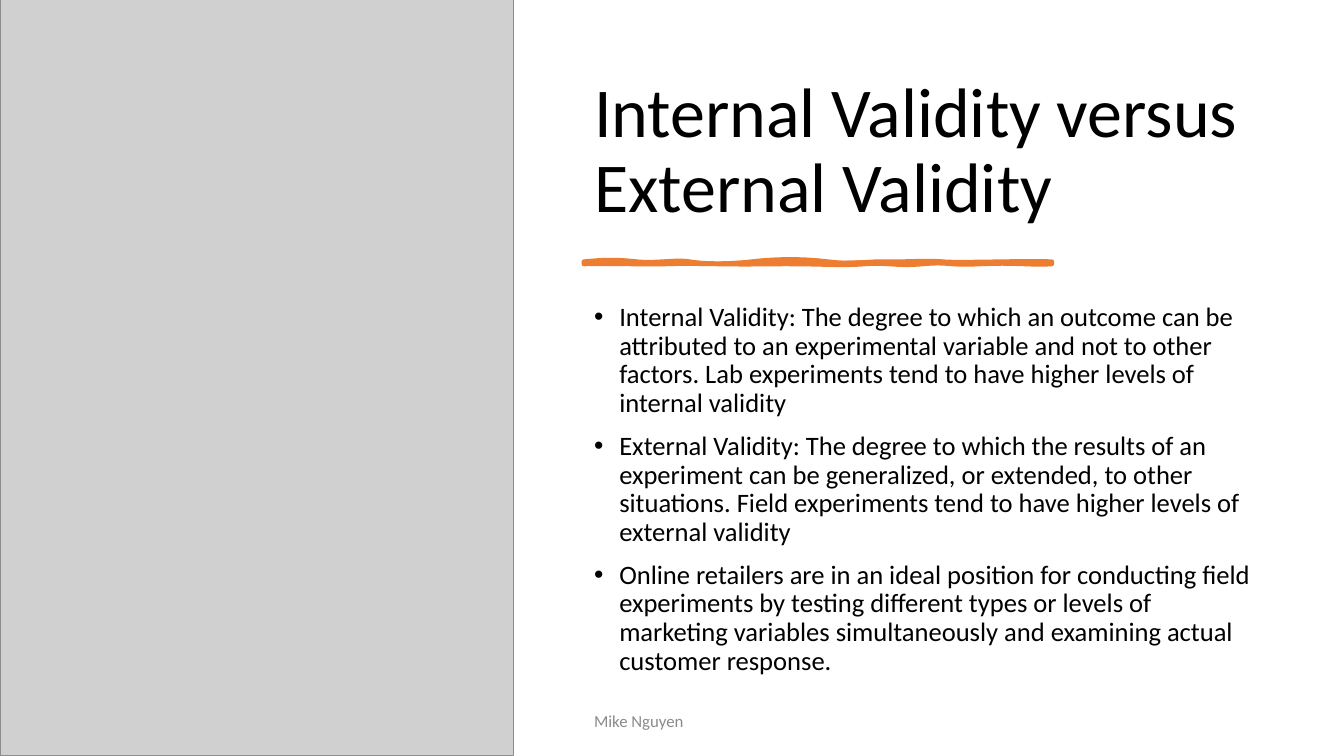
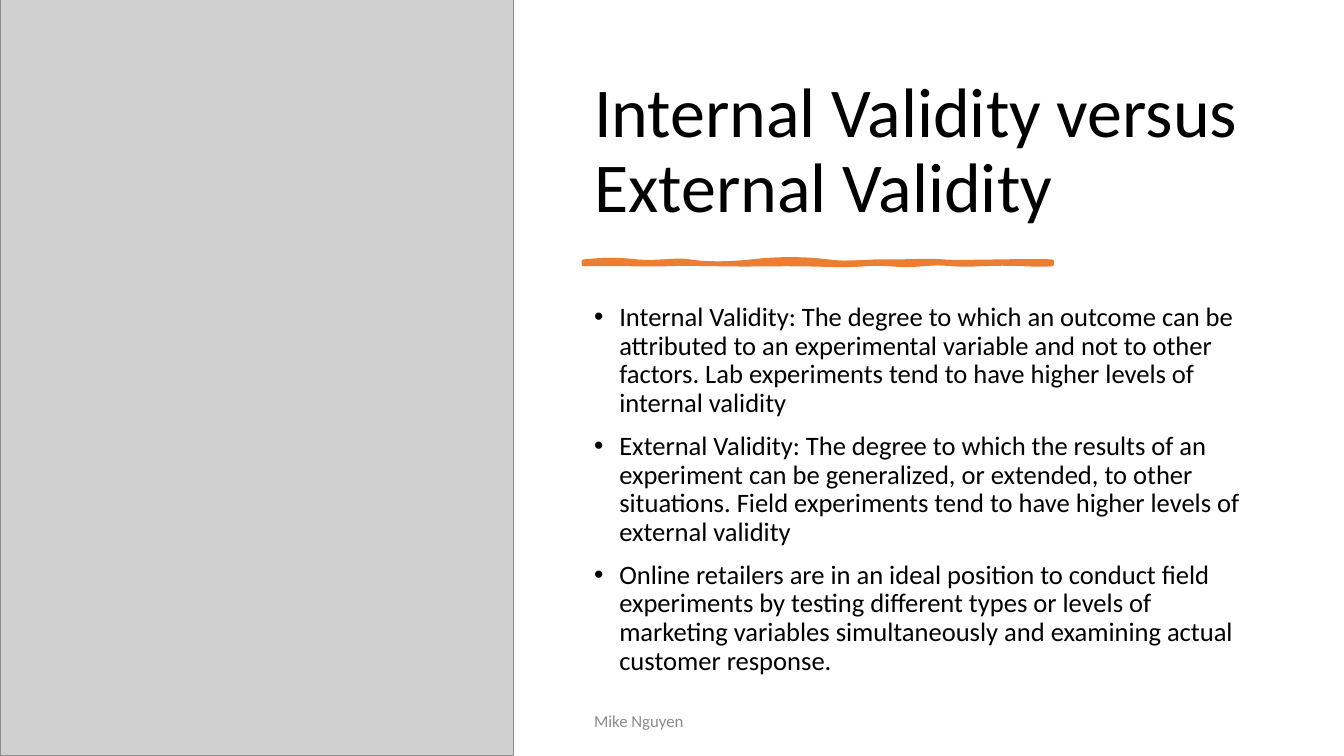
Before and after one commit to mikenguyen13/mar4050_S23_1, a slide deck: slide 45 of lectures/2/1_Research Design.pptx (slide 43 before the commit). Drawn at 1344x756 pixels with LibreOffice and Linux fonts; fonts in the diff are those of the drawing; grey boxes stand for pictures. Boxes give left, top, right and bottom in pixels: in the first picture for what was removed or moved away, otherwise in the second. Text is boxed around its words. In the diff, an @@ line names an element or a change of style, - is before the commit and + after.

```diff
--- a/lectures/2/1_Research Design.pptx
+++ b/lectures/2/1_Research Design.pptx
@@ text at [619,565,1233,675]: text changed @@
-• Online retailers are in an ideal position for conducting field experiments by testing different types or levels of marketing variables simultaneously and examining actual customer response.
+• Online retailers are in an ideal position to conduct field experiments by testing different types or levels of marketing variables simultaneously and examining actual customer response.
```
Also in this commit, not shown: 4 other slides changed, 3 slides added, 2 other files.
